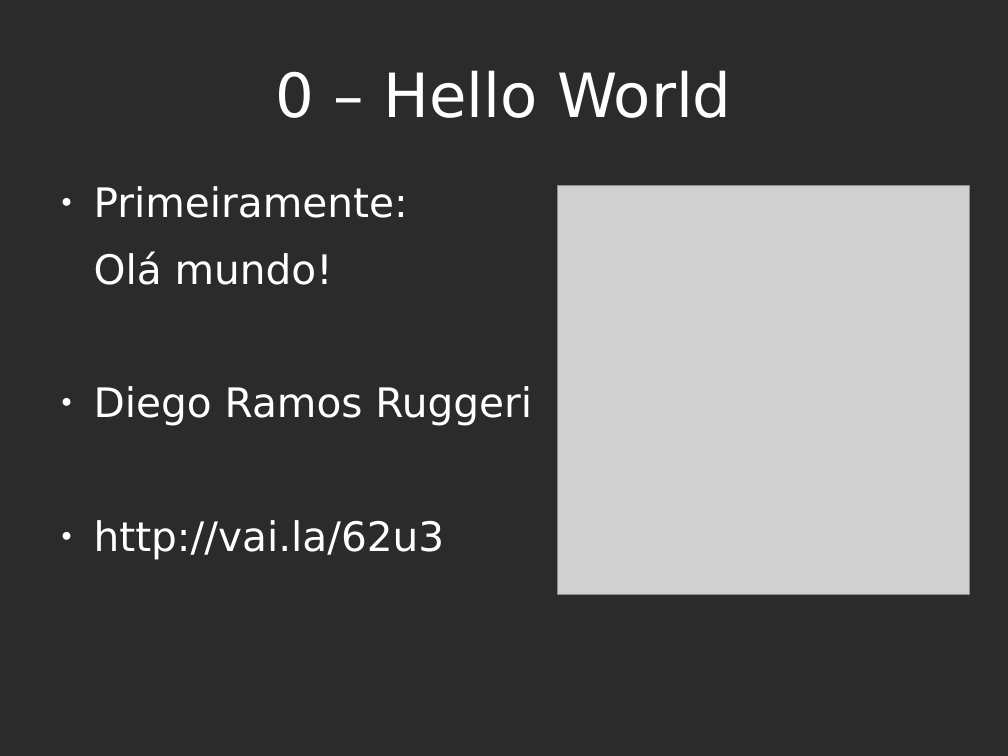
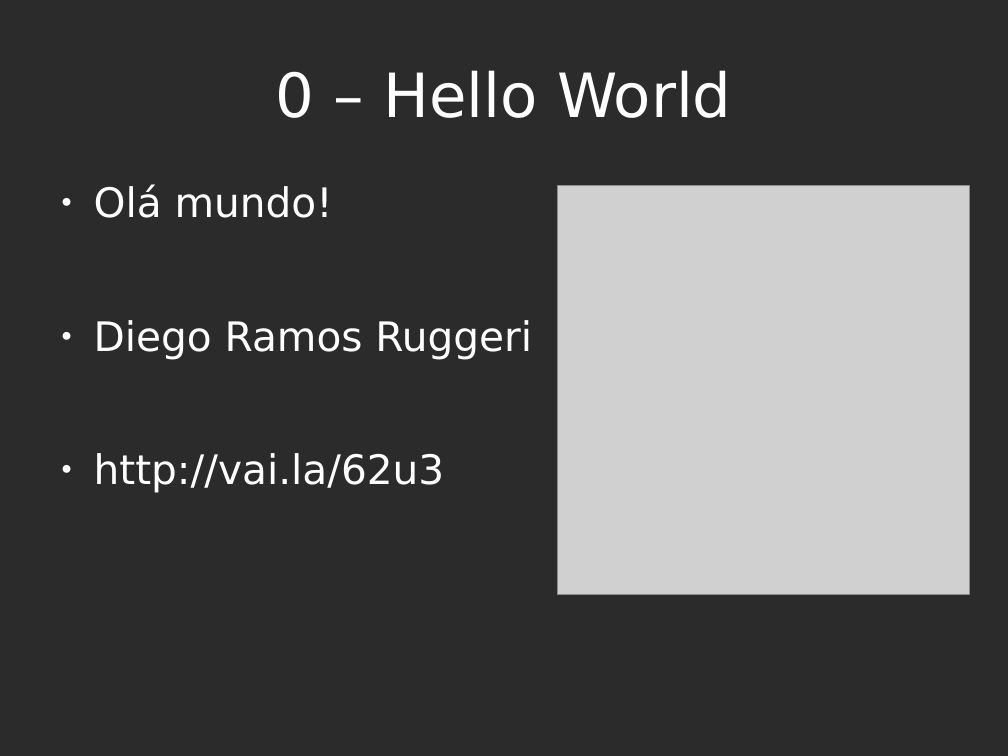
Before and after one commit to diegor2/primoduke, a slide deck: slide 3 of slides.odp. Drawn at 1008x756 pixels with LibreOffice and Linux fonts; fonts in the diff are those of the drawing; grey boxes stand for pictures; background and template pictures are left out; a plain dark background stands for a picture behind light text. Boxes give left, top, right and bottom in pixels: in the first picture for what was removed or moved away, otherwise in the second. Text is boxed around its words. In the diff, an @@ line names an element or a change of style, - is before the commit and + after.

```diff
--- a/slides.odp
+++ b/slides.odp
@@ text at [94,186,408,218]: paragraph removed @@
-● Primeiramente:
@@ text at [94,184,333,218]: bullet none to ● @@
```
Also in this commit, not shown: 4 other slides changed, 7 slides added, 1 slide removed.
